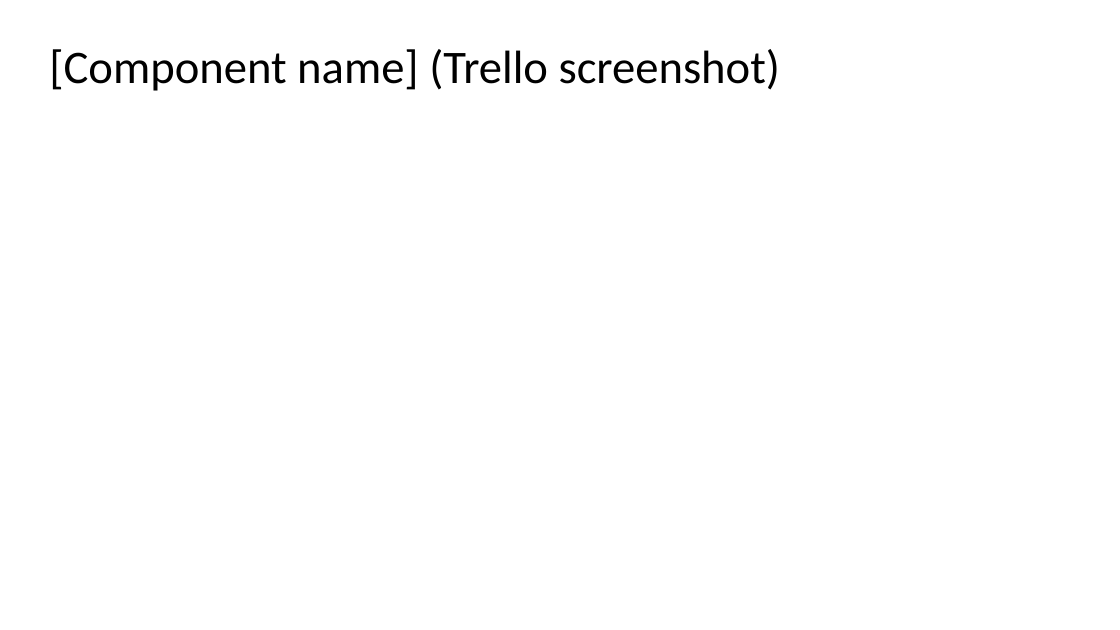
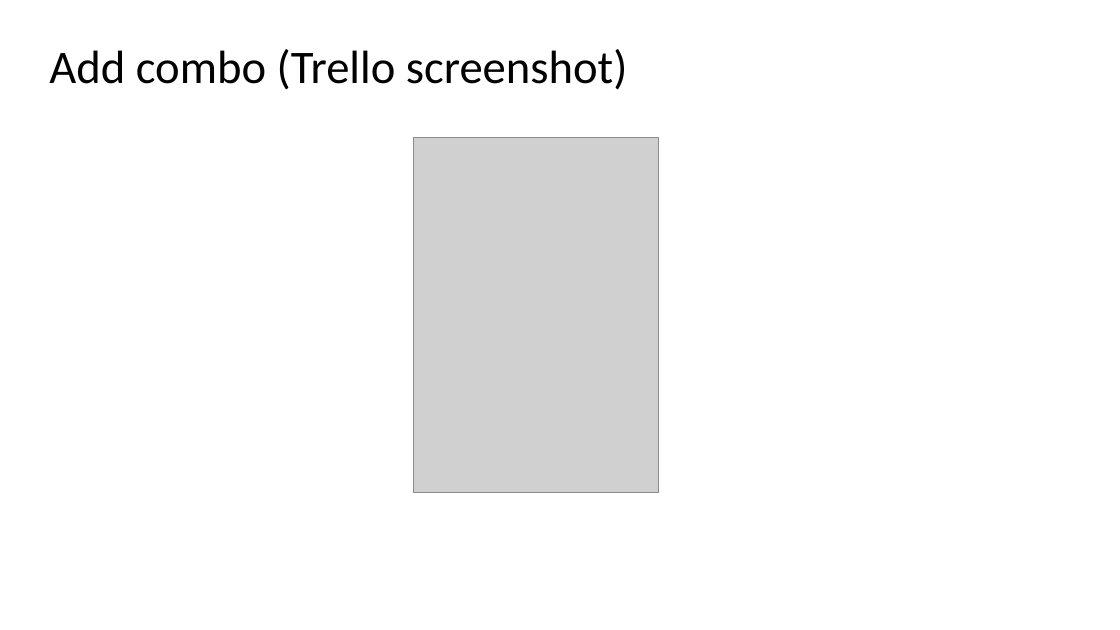
Before and after one commit to mgsthomasxu/pre-assessment, a slide deck: slide 5 of 2.7 and 2.8 Documentation Template .pptx. Drawn at 1120x630 pixels with LibreOffice and Linux fonts; fonts in the diff are those of the drawing; grey boxes stand for pictures. Boxes give left, top, right and bottom in pixels: in the first picture for what was removed or moved away, otherwise in the second. Text is boxed around its words. In the diff, an @@ line names an element or a change of style, - is before the commit and + after.

```diff
--- a/2.7 and 2.8 Documentation Template .pptx
+++ b/2.7 and 2.8 Documentation Template .pptx
@@ title at (49,49,627,90): text changed @@
-[Component name] (Trello screenshot)
+Add combo (Trello screenshot)
@@ picture added at (413,138,659,492) @@
```
Also in this commit, not shown: 3 other slides changed, 3 other files.
